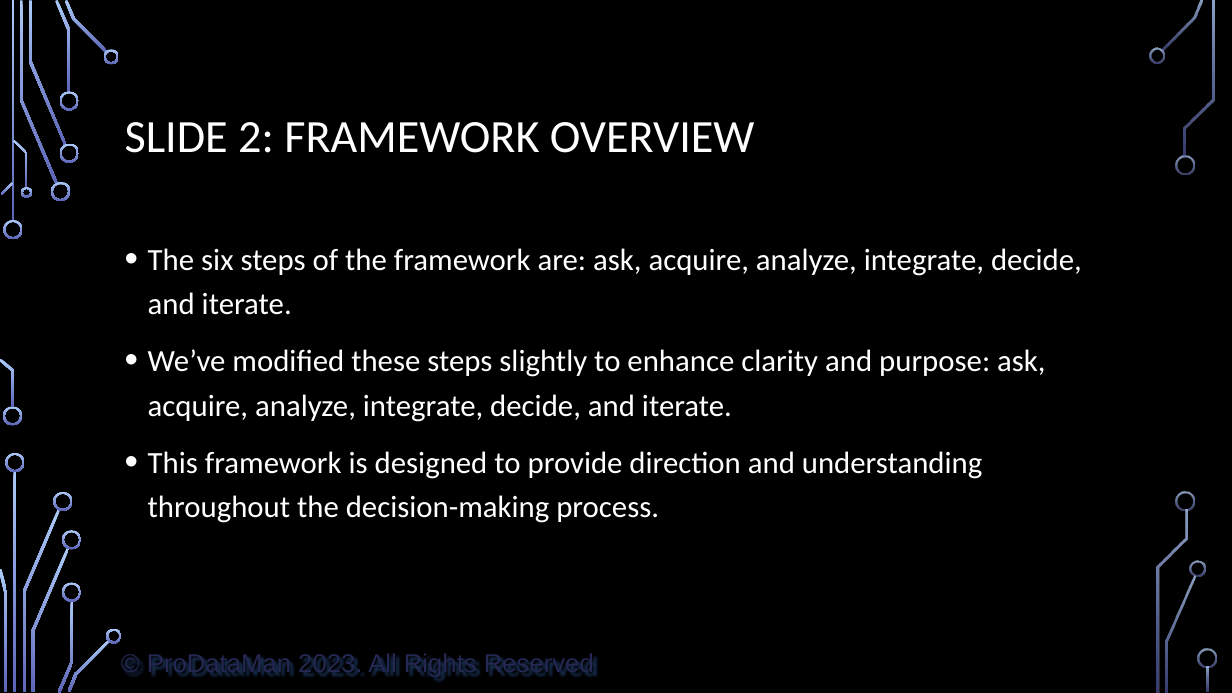
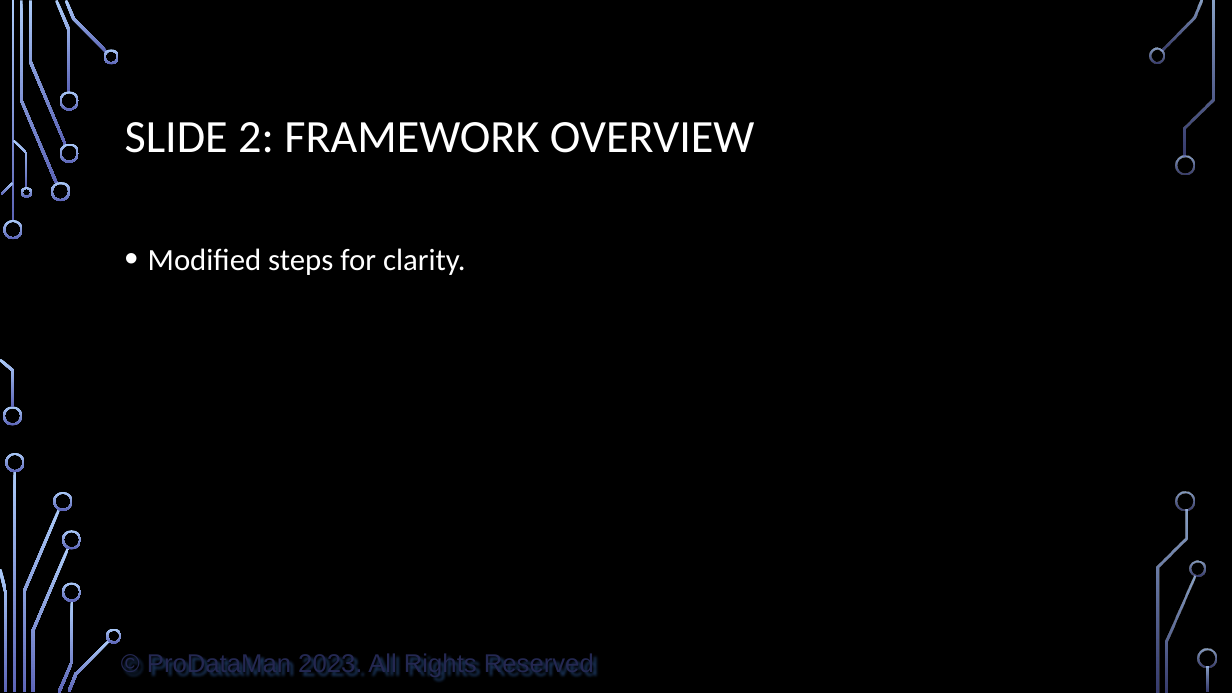
Before and after one commit to ProDataMan/Data-Literacy, a slide deck: slide 3 of Chapter09.pptx. Drawn at 1232x693 pixels with LibreOffice and Linux fonts; fonts in the diff are those of the drawing; background and template pictures are left out. Boxes give left, top, right and bottom in pixels: in the first picture for what was removed or moved away, otherwise in the second. Text is boxed around its words. In the diff, an @@ line names an element or a change of style, - is before the commit and + after.

```diff
--- a/Chapter09.pptx
+++ b/Chapter09.pptx
@@ text at (x1=148, y1=248, x2=466, y2=275): text changed @@
-• The six steps of the framework are: ask, acquire, analyze, integrate, decide, and iterate.
-• We’ve modified these steps slightly to enhance clarity and purpose: ask, acquire, analyze, integrate, decide, and iterate.
-• This framework is designed to provide direction and understanding throughout the decision-making process.
+• Modified steps for clarity.
```
Also in this commit, not shown: 12 other slides changed, 1 other file.
